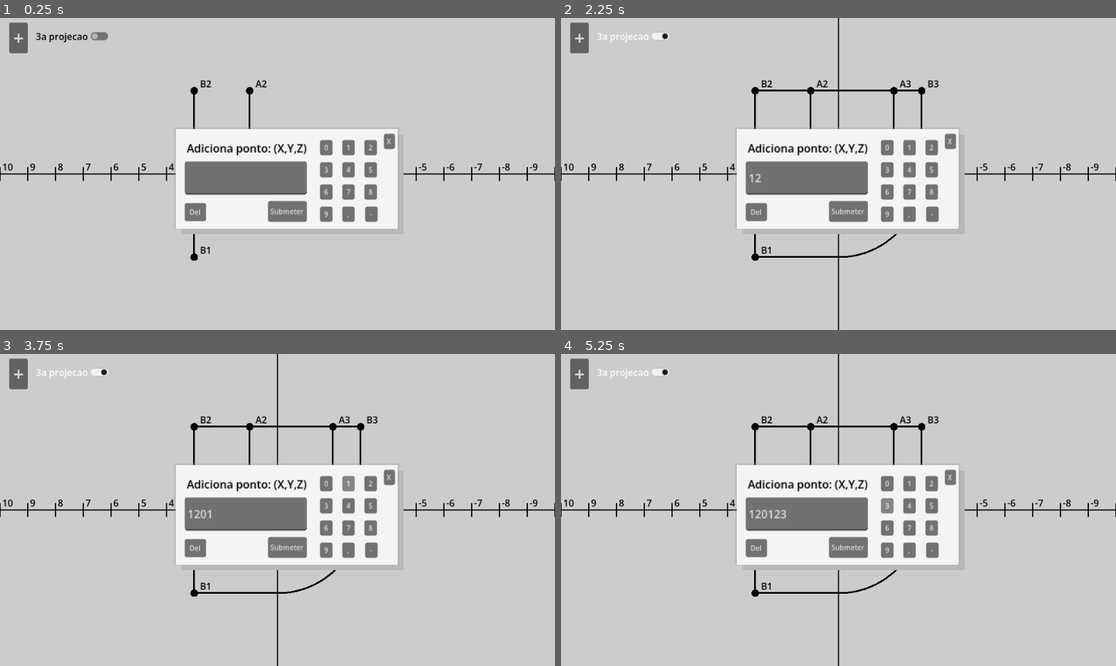
Above: before the commit, frames 1-4 (two rows, left to right).
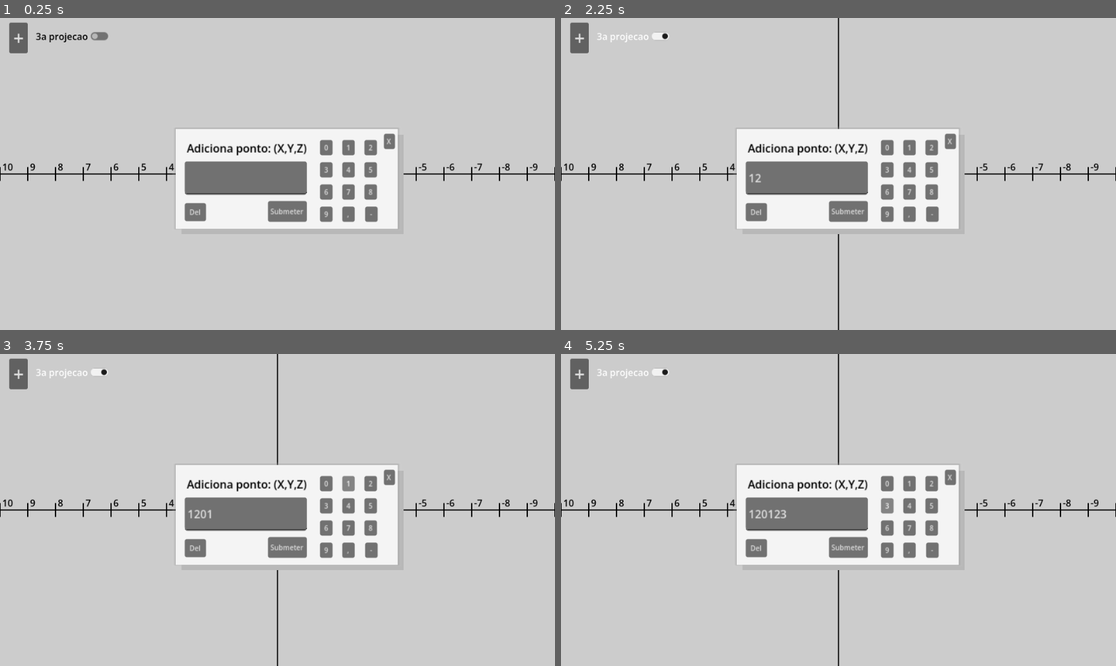
Above: after the commit, the same moments.

Repository: KP913/GeoDes-Editor
Game: Godot game, scene res://scenes/main.tscn
Same seed, same stepped clock (60 frames per second), same inputs: the game is played once before the commit and once after it.
Inputs (mouse positions are in pixels of both pictures, inside the frame that each line leads up to):
- Up to frame 1 (0.25 s): no input
- Up to frame 2 (2.25 s): click (805, 177) at 0.52 s; type "12" at 0.6 s; click "+" at 1.25 s; click "3a projecao" at 2 s
- Up to frame 3 (3.75 s): click "0" at 2.75 s; click "1" at 3.5 s
- Up to frame 4 (5.25 s): click "2" at 4.25 s; click "3" at 5 s

The runs differ from the first frame. In frame 1, 0.3% of the frame differs, in the area x 34-49%, y 19-78%; in frame 2, 0.9%, in the area x 34-69%, y 19-78%; in frame 3, 0.9%; in frame 4, 0.9%.

Commit message:
Fix: Fixed a problem where if the third projection was toggled on and then off, the P3 of points would not disappear

Diff:
--- a/scripts/main.gd
+++ b/scripts/main.gd
@@ -1,10 +1,11 @@
 extends Node2D
 
-var testing_points := [Vector3(1,2,3), Vector3(3, 3, 3)]
+var testing_points := [Vector3(1, 1, 1)]
 var inicialpointname := "A"
 var pointindice := 0
 var is_P3_visible := false
 var grid_scaling_factor: int = 48
+var text_offset_from
 
 
 # Called when the node enters the scene tree for the first time.
--- a/scripts/point.gd
+++ b/scripts/point.gd
@@ -22,6 +22,8 @@
 		set_P2P3_line()
 		set_P1P3_line()
 		make_P3_visible()
+	else:
+		make_P3_invisible()
 
 func set_P1P2_position ():
 	$P1.position.x = -coords.x * grid_scaling_factor
@@ -88,3 +90,9 @@
 	$LabelPoint3.visible = true
 	$LineP2P3.visible = true
 	$LineP1P3.visible = true
+
+func make_P3_invisible ():
+	$P3.visible = false
+	$LabelPoint3.visible = false
+	$LineP2P3.visible = false
+	$LineP1P3.visible = false
